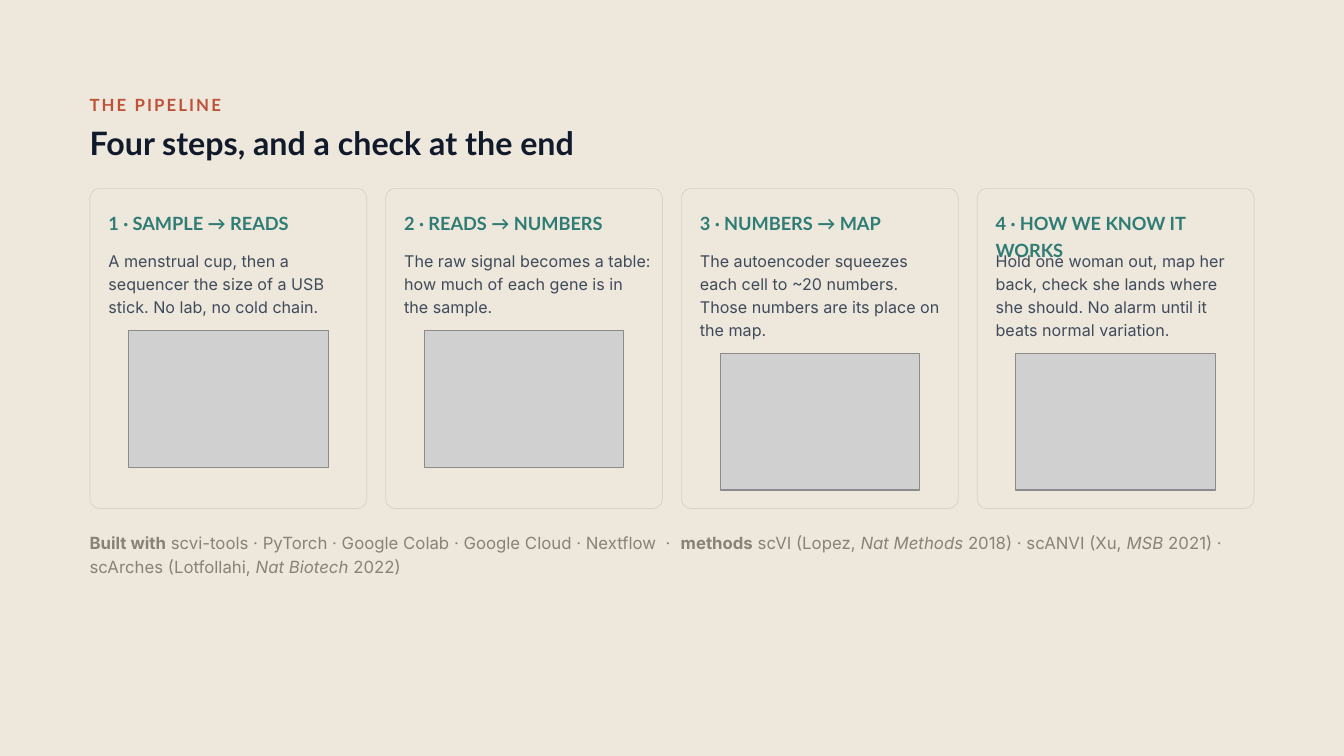
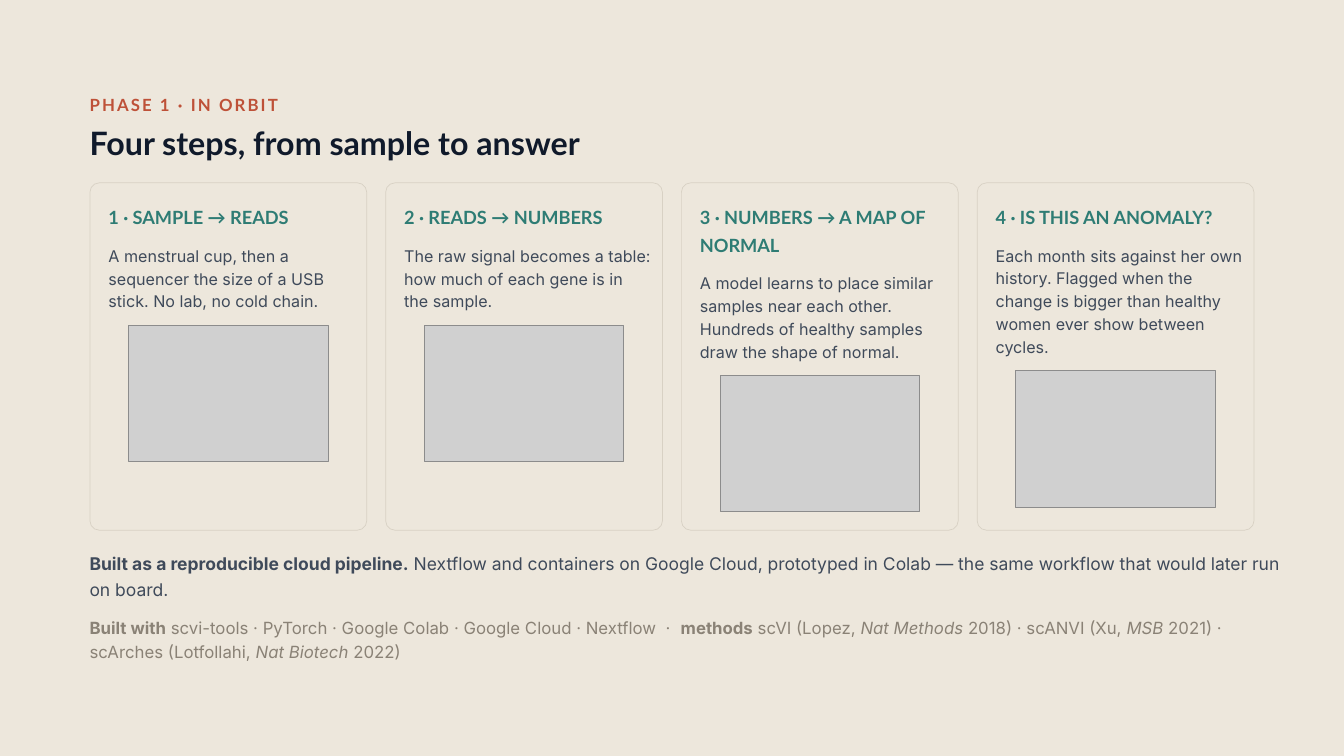
Before and after one commit to Toaster-lab/SpotOn, a slide deck: slide 3 of Powerpoints/Nasa_space_app_bioinformatics.pptx. Drawn at 1344x756 pixels with LibreOffice and Linux fonts; fonts in the diff are those of the drawing; grey boxes stand for pictures. Boxes give left, top, right and bottom in pixels: in the first picture for what was removed or moved away, otherwise in the second. Text is boxed around its words. In the diff, an @@ line names an element or a change of style, - is before the commit and + after.

```diff
--- a/Powerpoints/Nasa_space_app_bioinformatics.pptx
+++ b/Powerpoints/Nasa_space_app_bioinformatics.pptx
@@ text at [90, 99, 278, 111]: text changed @@
-THE PIPELINE
+PHASE 1 · IN ORBIT
@@ title at [90, 131, 579, 161]: text changed @@
-Four steps, and a check at the end
+Four steps, from sample to answer
@@ rounded rectangle: place and size @@
-rounded rectangle at [90, 189, 367, 509]
+rounded rectangle at [90, 182, 367, 530]
@@ rounded rectangle: place and size @@
-rounded rectangle at [386, 189, 663, 509]
+rounded rectangle at [386, 182, 663, 530]
@@ rounded rectangle: place and size @@
-rounded rectangle at [682, 189, 959, 509]
+rounded rectangle at [682, 182, 959, 530]
@@ rounded rectangle: place and size @@
-rounded rectangle at [977, 189, 1254, 509]
+rounded rectangle at [977, 182, 1254, 530]
@@ text at [700, 210, 926, 252]: text changed @@
-3 · NUMBERS → MAP
+3 · NUMBERS → A MAP OF NORMAL
@@ text at [996, 210, 1213, 224]: text changed @@
-4 · HOW WE KNOW IT WORKS
+4 · IS THIS AN ANOMALY?
@@ 4 texts, 2 pictures: place and size @@
-4 texts, 2 pictures at [108, 216, 650, 467]
+4 texts, 2 pictures at [108, 210, 650, 462]
@@ text at [996, 250, 1242, 357]: text changed @@
-Hold one woman out, map her back, check she lands where she should. No alarm until it beats normal variation.
+Each month sits against her own history. Flagged when the change is bigger than healthy women ever show between cycles.
@@ text at [700, 277, 933, 361]: text changed @@
-The autoencoder squeezes each cell to ~20 numbers. Those numbers are its place on the map.
+A model learns to place similar samples near each other. Hundreds of healthy samples draw the shape of normal.
@@ picture: place and size @@
-picture at [720, 354, 920, 490]
+picture at [720, 375, 920, 511]
@@ picture: place and size @@
-picture at [1016, 354, 1216, 490]
+picture at [1016, 371, 1216, 507]
@@ text added at [90, 556, 1279, 596], 12.5 pt, text #3F4A5A @@
+Built as a reproducible cloud pipeline. Nextflow and containers on Google Cloud, prototyped in Colab — the same workflow that would later run on board.
@@ text "Built with scvi-tools · PyTorch ...": place and size @@
-text "Built with scvi-tools · PyTorch ..." at [90, 535, 1212, 576]
+text "Built with scvi-tools · PyTorch ..." at [90, 620, 1212, 661]
```
Also in this commit, not shown: 1 other slide changed, 1 slide added, 1 slide removed, 1 other file.
